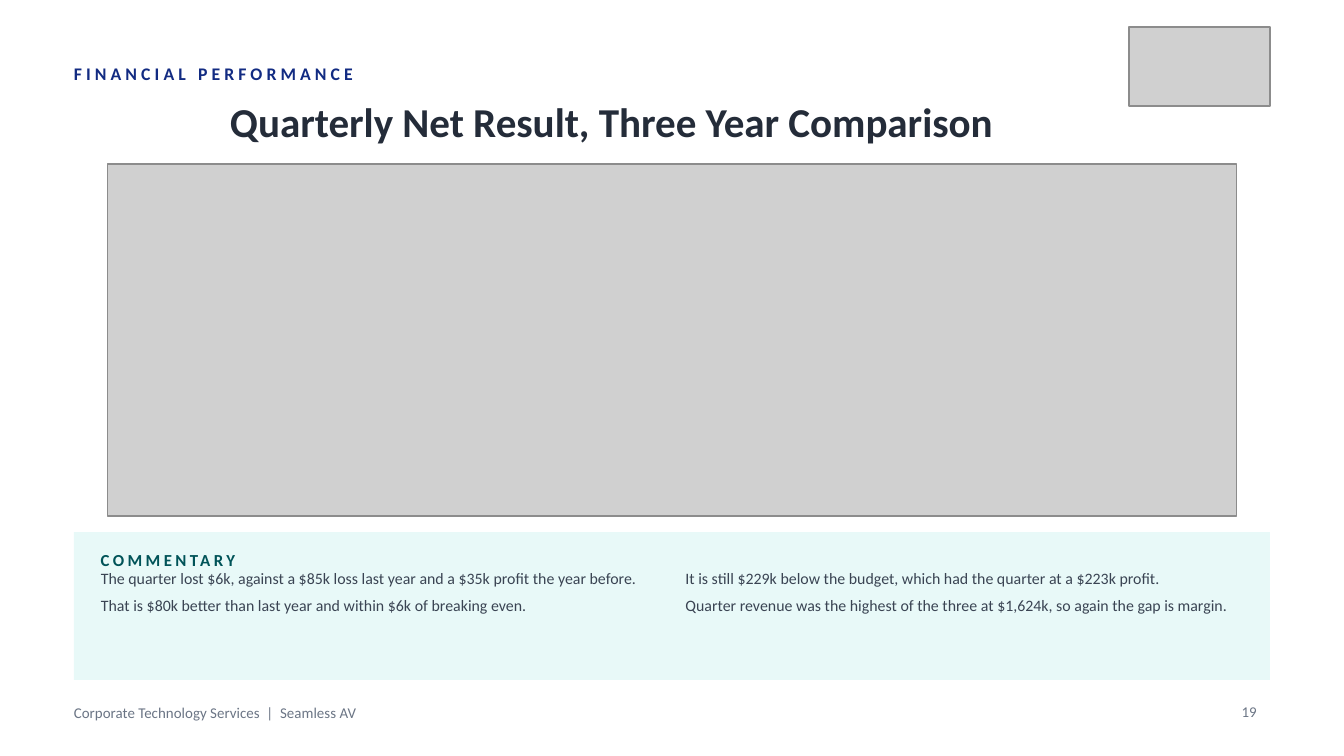
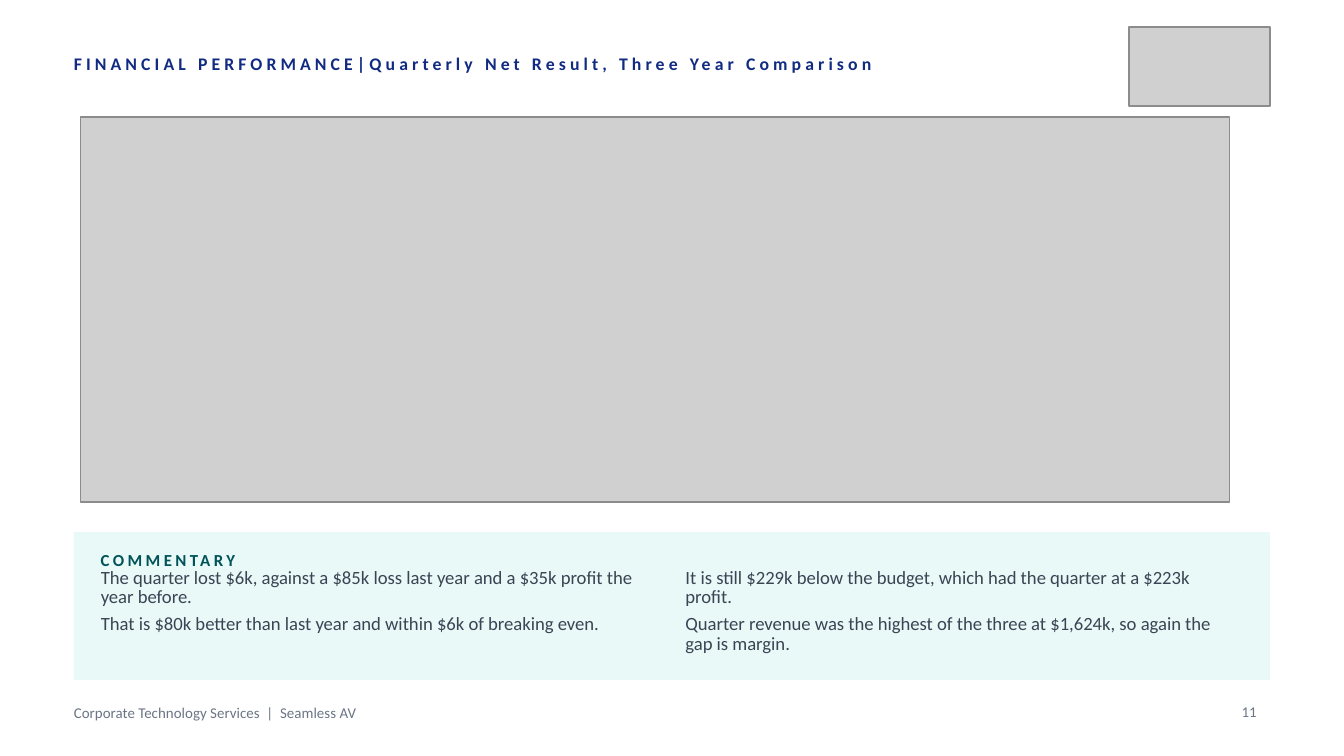
Before and after one commit to WesleyNelson-O33/Claude, a slide deck: slide 11 of deck/CTS Quarterly Business Review - Q1 FY2027.pptx (slide 19 before the commit). Drawn at 1344x756 pixels with LibreOffice and Linux fonts; fonts in the diff are those of the drawing; grey boxes stand for pictures. Boxes give left, top, right and bottom in pixels: in the first picture for what was removed or moved away, otherwise in the second. Text is boxed around its words. In the diff, an @@ line names an element or a change of style, - is before the commit and + after.

```diff
--- a/deck/CTS Quarterly Business Review - Q1 FY2027.pptx
+++ b/deck/CTS Quarterly Business Review - Q1 FY2027.pptx
@@ text at bbox=[74, 68, 353, 80]: text changed @@
-FINANCIAL PERFORMANCE
+FINANCIAL PERFORMANCE|Quarterly Net Result, Three Year Comparison
@@ picture: place and size @@
-picture at bbox=[108, 164, 1236, 516]
+picture at bbox=[81, 117, 1230, 501]
@@ text removed at bbox=[230, 108, 992, 144] @@
-Quarterly Net Result, Three Year Comparison
@@ text "The quarter lost $6k, against ..." at bbox=[101, 571, 632, 633]: size 8.5 to 10 pt @@
@@ text "It is still $229k below ..." at bbox=[685, 571, 1210, 653]: size 8.5 to 10 pt @@
@@ page number at bbox=[1242, 707, 1257, 717]: text changed @@
-19
+11
```
Also in this commit, not shown: 23 other slides changed, 3 slides added, 26 slides removed, 8 other files.
